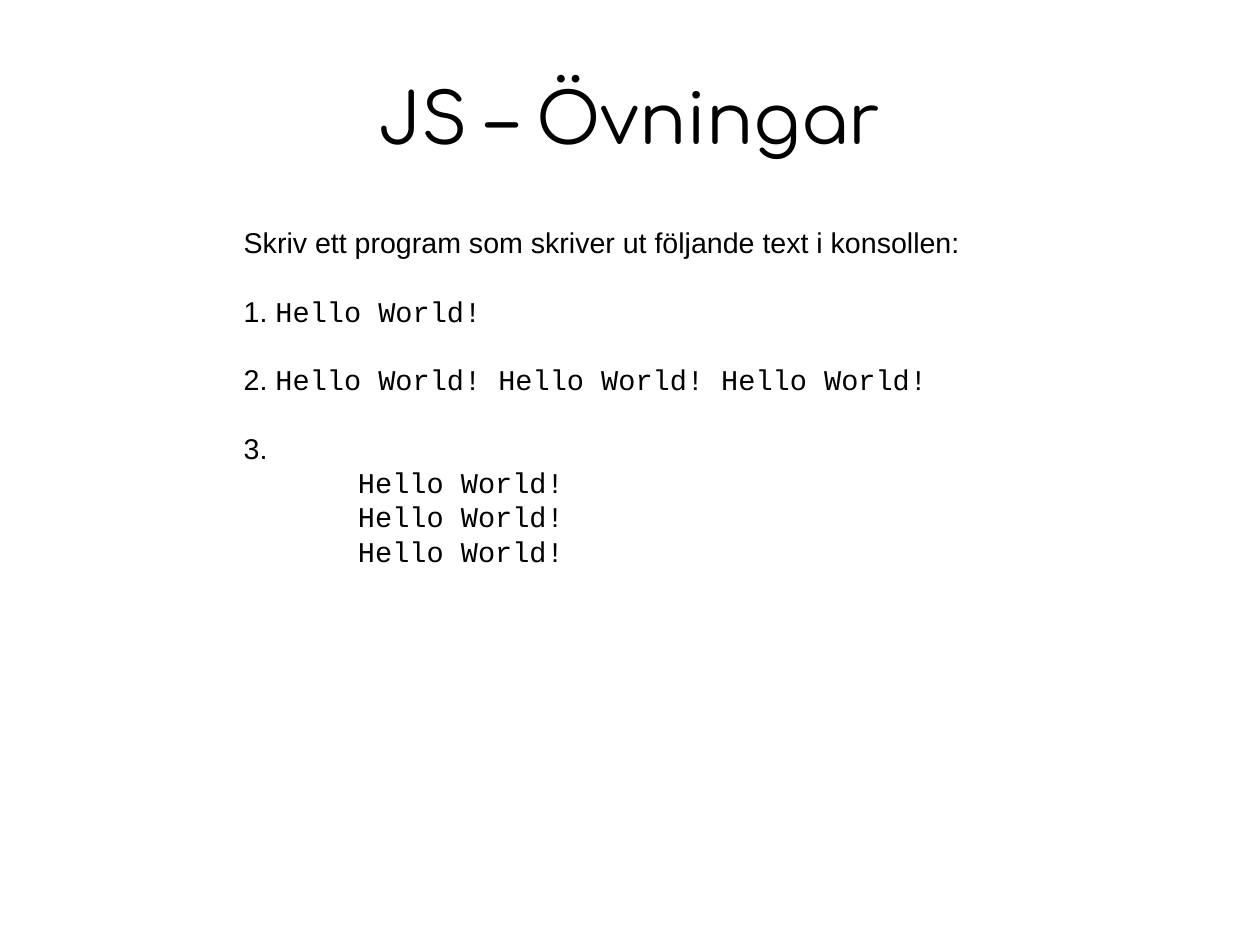
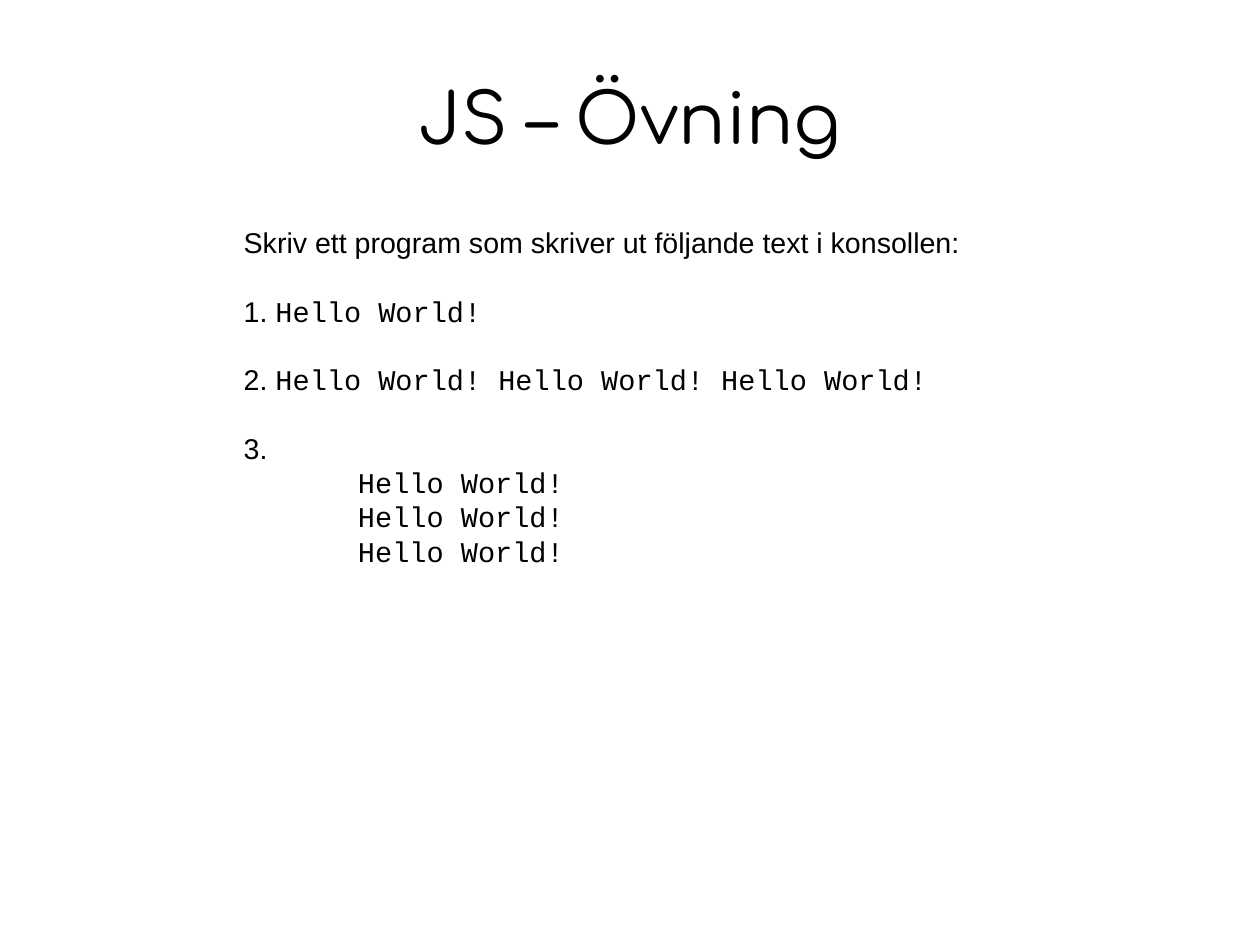
Before and after one commit to digidemlab/codemoth, a slide deck: slide 10 of js/presentation_js.odp. Drawn at 1260x945 pixels with LibreOffice and Linux fonts; fonts in the diff are those of the drawing. Boxes give left, top, right and bottom in pixels: in the first picture for what was removed or moved away, otherwise in the second. Text is boxed around its words. In the diff, an @@ line names an element or a change of style, - is before the commit and + after.

```diff
--- a/js/presentation_js.odp
+++ b/js/presentation_js.odp
@@ title at [419, 74, 841, 159]: text changed @@
-JS – Övningar
+JS – Övning
```
Also in this commit, not shown: 1 other slide changed, 8 slides added, 9 other files.
